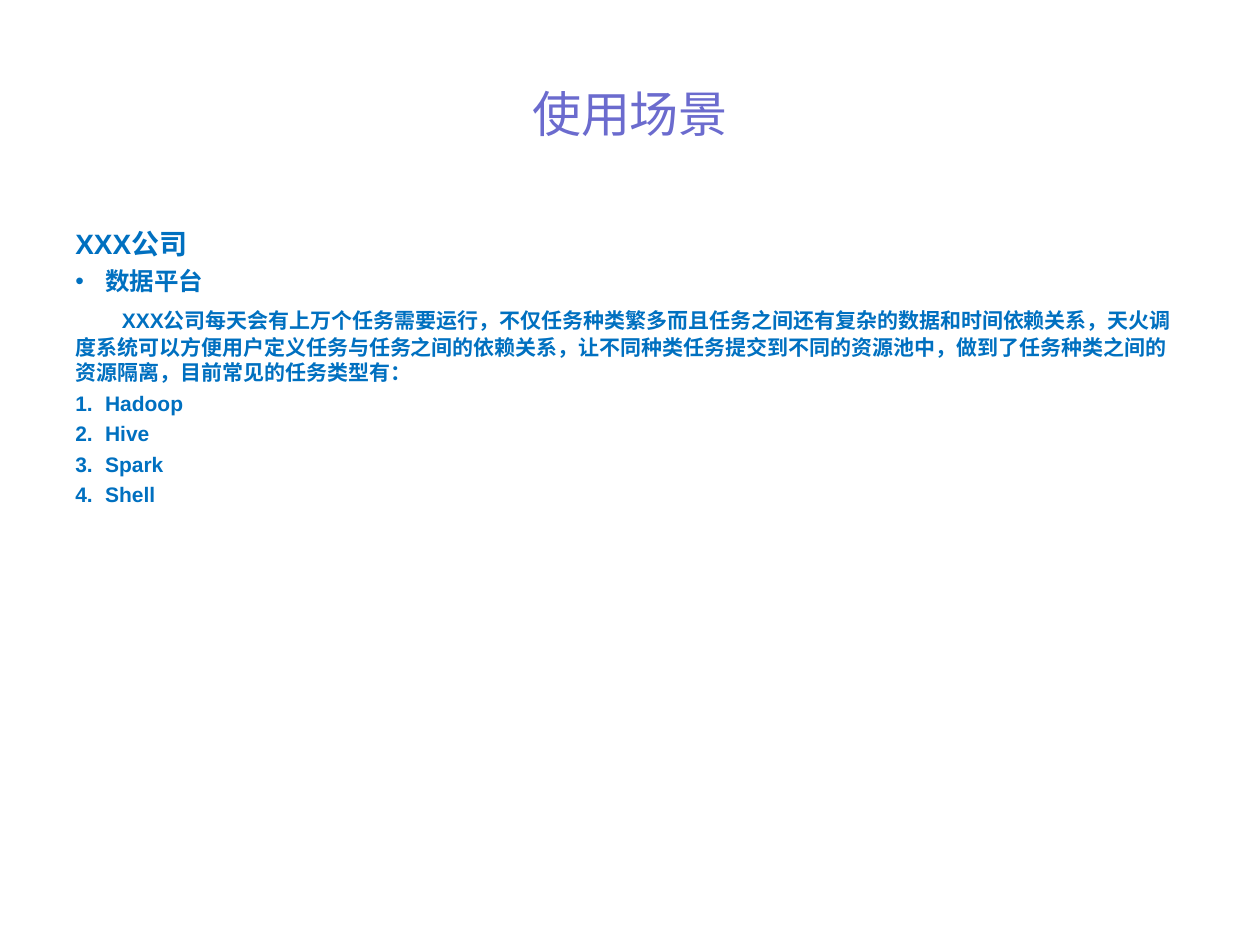
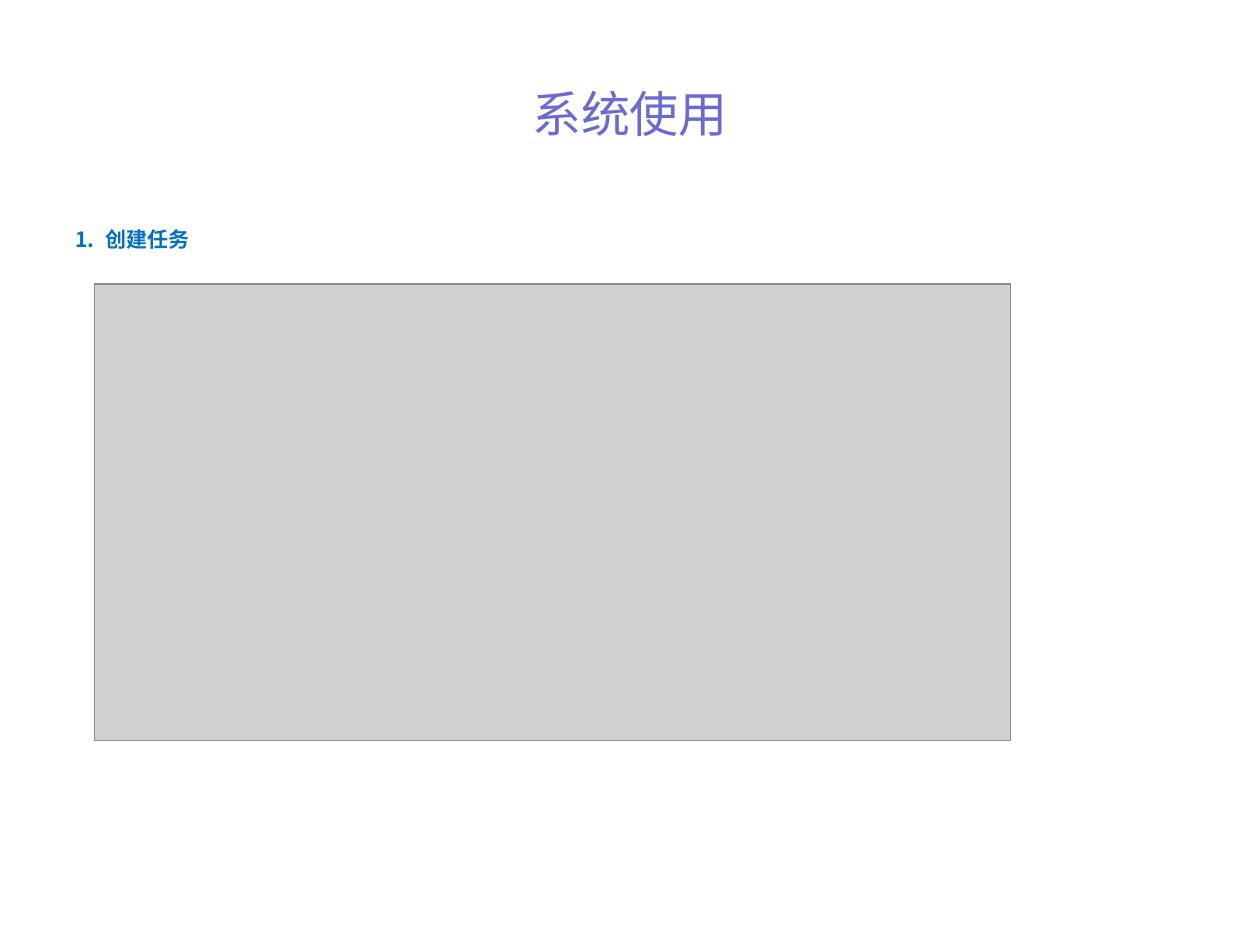
Before and after one commit to ylpu/distribute-scheduler, a slide deck: slide 13 of files/dis-scheduler.ppt (slide 11 before the commit). Drawn at 1260x945 pixels with LibreOffice and Linux fonts; fonts in the diff are those of the drawing; grey boxes stand for pictures. Boxes give left, top, right and bottom in pixels: in the first picture for what was removed or moved away, otherwise in the second. Text is boxed around its words. In the diff, an @@ line names an element or a change of style, - is before the commit and + after.

```diff
--- a/files/dis-scheduler.ppt
+++ b/files/dis-scheduler.ppt
@@ title at (x1=532, y1=91, x2=728, y2=136): text changed @@
-使用场景
+系统使用
@@ text at (x1=105, y1=229, x2=189, y2=249): text changed @@
-XXX公司
-• 数据平台
-XXX公司每天会有上万个任务需要运行，不仅任务种类繁多而且任务之间还有复杂的数据和时间依赖关系，天火调度系统可以方便用户定义任务与任务之间的依赖关系，让不同种类任务提交到不同的资源池中，做到了任务种类之间的资源隔离，目前常见的任务类型有：
-1. Hadoop
-2. Hive
-3. Spark
-4. Shell
+1. 创建任务
@@ picture added at (x1=94, y1=284, x2=1011, y2=740) @@
```
Also in this commit, not shown: 9 other slides changed, 4 slides added, 14 other files.
